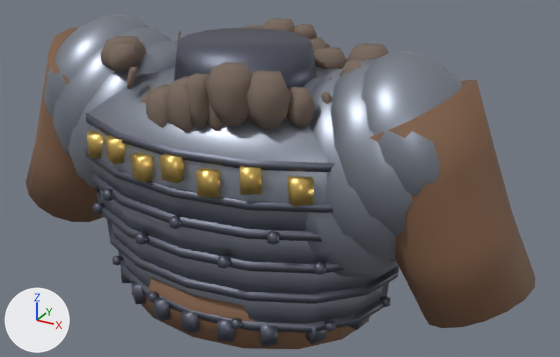
The glTF model assets/models/characters/dwarf/chest.glb: old version first, new version second.
Rendered twice from a camera (50 mm lens) standing at (0.558, -0.912, 1.357) and looking at (0.042, 0.026, 0.888). Lighting does not change. The marker at lower left points along +X, +Y and +Z. The first picture is the older version. Vertices at exactly the same position are counted once.

In view in the first picture: 'chest'.
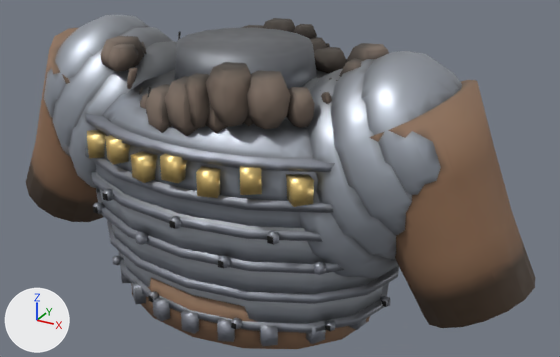
The change, as a diff of the scene's bpy script:
```diff
--- a/assets/models/characters/dwarf/chest.glb.py
+++ b/assets/models/characters/dwarf/chest.glb.py
@@ img_chest_basecolor @@
+img_chest_basecolor = load_image('chest_basecolor', '_unpacked/chest_basecolor', 512, 512, 'sRGB')
@@ img_chest_orm @@
+img_chest_orm = load_image('chest_orm', '_unpacked/chest_orm', 512, 512, 'Non-Color')
@@ img_chest_normal @@
+img_chest_normal = load_image('chest_normal', '_unpacked/chest_normal', 512, 512, 'Non-Color')
@@ mat_dwarf_chest_baked @@
+mat_dwarf_chest_baked = bpy.data.materials.new('dwarf_chest_baked')
+# uses the picture img_chest_basecolor
+# uses the picture img_chest_normal
+# uses the picture img_chest_orm
@@ me_chest @@
 # used by ob_chest; location = (0.0, 0.0, 0.0)
-me_chest.from_pydata(...)  # 3449 vertices, 6196 faces; spans x -0.431..0.431, y -0.189..0.212, z 0.702..1.109
-me_chest.materials.append(mat_dwarf_leather_light)  # brown #ad8b65
+me_chest.from_pydata(...)  # 3673 vertices, 6644 faces; spans x -0.431..0.431, y -0.189..0.212, z 0.702..1.109
+# me_chest part 1: 49 vertices removed from x -0.272..0.272, y -0.182..0.182, z 0.898..1.048; 273 vertices added at x -0.261..0.261, y -0.174..0.174, z 0.895..1.047
+# me_chest part 2: 1520 faces spanning x -0.344..0.344, y -0.175..0.2, z 0.742..1.109 switch from mat_dwarf_steel (grey #959ba8) to mat_dwarf_chest_baked
+# me_chest part 3: 1480 faces spanning x -0.275..0.275, y -0.189..0.189, z 0.716..1.096 switch from mat_dwarf_steel_dark (grey #616573) to mat_dwarf_chest_baked
+# me_chest part 4: 320 faces spanning x -0.431..0.431, y -0.158..0.158, z 0.702..1.08 switch from mat_dwarf_leather (brown #7e5d45) to mat_dwarf_chest_baked
+# me_chest part 5: 2080 faces spanning x -0.202..0.213, y -0.166..0.174, z 0.985..1.103 switch from mat_dwarf_fur (brown #79695d) to mat_dwarf_chest_baked
+# me_chest part 6: 480 faces spanning x -0.273..0.273, y -0.188..0.212, z 0.71..0.989 switch from mat_dwarf_gold (orange #dab869) to mat_dwarf_chest_baked
 me_chest.materials.append(mat_dwarf_ember)
```

Pixel boxes [x1, y1, x2, y2] of what changed, in the pictures (560 x 357 px):
part 1 of me_chest, cut back
    before: [87, 66, 339, 231]
    after: [95, 69, 329, 228]
part 2 of me_chest, recoloured
    both: [44, 15, 462, 324]
part 3 of me_chest, recoloured (lighter)
    both: [85, 28, 399, 347]
part 4 of me_chest, recoloured
    both: [26, 28, 535, 349]
part 5 of me_chest, recoloured
    both: [100, 18, 389, 133]
part 6 of me_chest, recoloured
    both: [87, 130, 314, 207]
